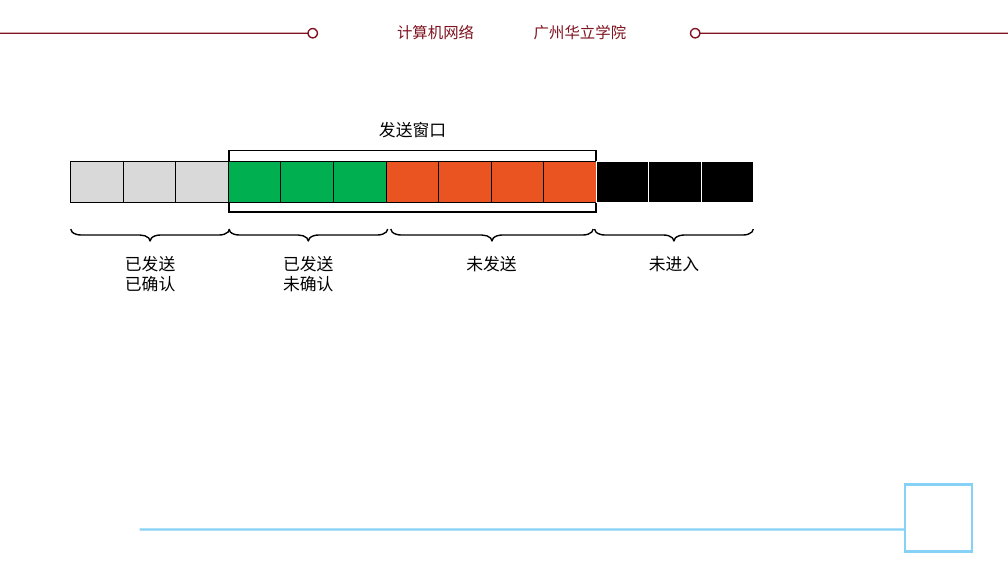
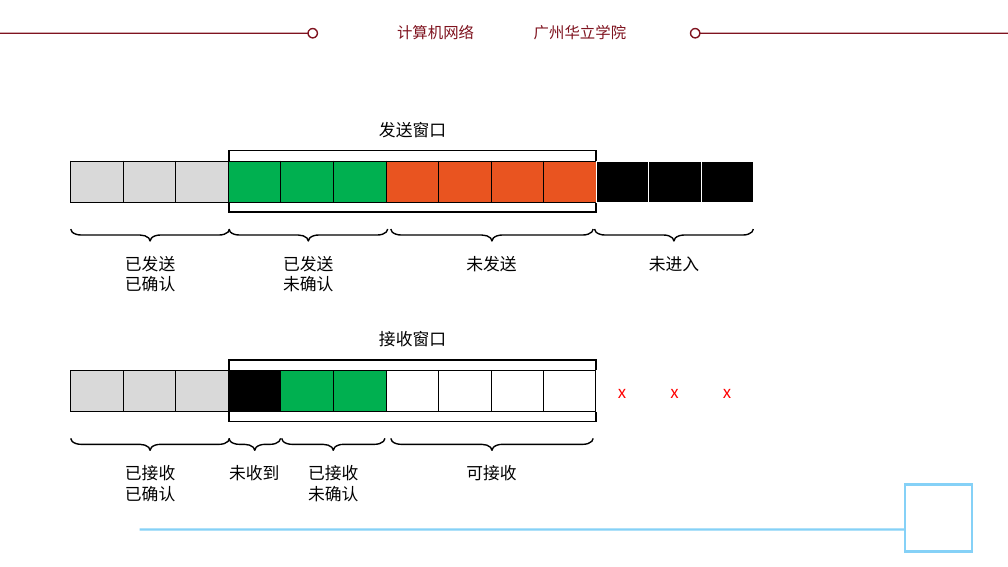
Before and after one commit to glplaman/glplaman.github.io, a slide deck: slide 64 of network/ppt/chap5.pptx. Drawn at 1008x567 pixels with LibreOffice and Linux fonts; fonts in the diff are those of the drawing; background and template pictures are left out. Boxes give left, top, right and bottom in pixels: in the first picture for what was removed or moved away, otherwise in the second. Text is boxed around its words. In the diff, an @@ line names an element or a change of style, - is before the commit and + after.

```diff
--- a/network/ppt/chap5.pptx
+++ b/network/ppt/chap5.pptx
@@ text added at [379, 331, 446, 347], 12 pt, text #000000 @@
+接收窗口
@@ table added at [71, 370, 752, 411], 1 rows, 13 columns @@
+ |  |  |  |  |  |  |  |  |  | x | x | x
@@ rectangle added at [229, 360, 596, 421], outline #000000 1 pt @@
@@ left brace added at [71, 438, 229, 450], outline #000000 1 pt @@
@@ left brace added at [229, 438, 281, 450], outline #000000 1 pt @@
@@ left brace added at [282, 438, 385, 451], outline #000000 1 pt @@
@@ left brace added at [391, 438, 593, 450], outline #000000 1 pt @@
@@ text added at [125, 465, 175, 502], 12 pt, text #000000 @@
+已接收
+已确认
@@ text added at [229, 465, 279, 481], 12 pt, text #000000 @@
+未收到
@@ text added at [308, 465, 358, 502], 12 pt, text #000000 @@
+已接收
+未确认
@@ text added at [466, 465, 516, 481], 12 pt, text #000000 @@
+可接收
```
Also in this commit, not shown: 26 other files.
